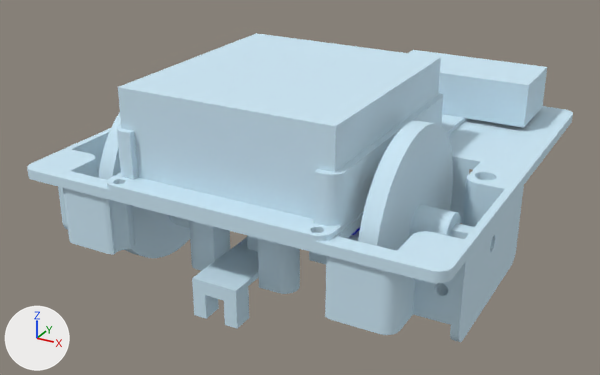
A saved change to the glTF model gears/robots/minibot.glb.
One viewpoint serves both versions: a 50 mm camera at (11.26, -21.96, 9.1) aimed at (-0.47, -0.64, -1.56). Every picture has the same lights, and +X, +Y and +Z are marked at lower left. The older version comes first. Where no turn or scale is listed for an object, it has been applied to the vertices.

In view in the first picture: 'battery box', 'battery mount', 'chasis', 'servo cover', 'speed sensor', 'stick s3', 'wheel', 'wheel.001'.
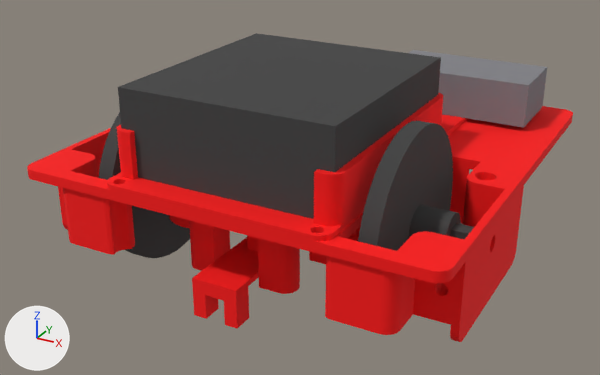
Pixel boxes (x1, y1, x2, y2) of what changed, in the pictures (600 x 375 px):
'battery box', recoloured (blue to dark grey)
    both: (118, 33, 441, 219)
'chasis', recoloured (blue to red)
    both: (27, 106, 573, 342)
'battery mount', recoloured (blue to red)
    both: (107, 93, 468, 242)
'wheel', recoloured (blue to dark grey)
    both: (358, 121, 474, 251)
'stick s3', recoloured (darker)
    both: (409, 50, 547, 127)
'speed sensor', recoloured (blue to red)
    both: (192, 237, 259, 329)
'wheel.001', recoloured (blue to dark grey)
    both: (99, 112, 190, 258)
'servo cover', recoloured
    both: (169, 215, 360, 264)

Patch to the scene script:
```diff
--- a/gears/robots/minibot.glb.py
+++ b/gears/robots/minibot.glb.py
@@ mat_default @@
+mat_default = principled_material('default')
+mat_default.base_color = (1.0, 0.0, 0.0)  # red #ff0000
+mat_default.roughness = 0.9
@@ mat_battery_box @@
+mat_battery_box = principled_material('battery box')
+mat_battery_box.base_color = (0.05, 0.05, 0.05)  # dark grey #3f3f3f
+mat_battery_box.roughness = 0.9
@@ mat_stick_s3 @@
+mat_stick_s3 = principled_material('stick s3')
+mat_stick_s3.base_color = (0.22, 0.22, 0.24)  # grey #818186
+mat_stick_s3.roughness = 0.9
@@ mat_wheel @@
+mat_wheel = principled_material('wheel')
+mat_wheel.base_color = (0.05, 0.05, 0.05)  # dark grey #3f3f3f
+mat_wheel.roughness = 0.9
@@ me_mesh0_mesh @@
 me_mesh0_mesh.from_pydata(...)  # 5056 vertices, 10204 faces; spans x -9.0..3.8, y -12.9..0.0, z -2.4..0.3
-me_mesh0_mesh.materials.append(mat_0_615686_0_811765_0_929412_0_000000_0_000000)  # blue #cee9f7
+me_mesh0_mesh.materials.append(mat_default)  # red #ff0000
@@ me_mesh196_mesh @@
 me_mesh196_mesh.from_pydata(...)  # 136 vertices, 272 faces; spans x 0.0..0.0315, y -0.01..0.0016, z 0.0..0.014
-me_mesh196_mesh.materials.append(mat_0_615686_0_811765_0_929412_0_000000_0_000000)  # blue #cee9f7
+me_mesh196_mesh.materials.append(mat_default)  # red #ff0000
@@ me_mesh537_mesh @@
 me_mesh537_mesh.from_pydata(...)  # 538 vertices, 1076 faces; spans x -0.028..0.028, y 0.0..0.0233, z -0.028..0.028
-me_mesh537_mesh.materials.append(mat_0_615686_0_811765_0_929412_0_000000_0_000000)  # blue #cee9f7
+me_mesh537_mesh.materials.append(mat_wheel)  # dark grey #3f3f3f
@@ me_mesh627_mesh @@
 me_mesh627_mesh.from_pydata(...)  # 8 vertices, 12 faces; spans x -4.8..0.0, y 0.0..2.4, z -1.4..0.0
-me_mesh627_mesh.materials.append(mat_0_615686_0_811765_0_929412_0_000000_0_000000)  # blue #cee9f7
+me_mesh627_mesh.materials.append(mat_stick_s3)  # grey #818186
@@ me_mesh633_mesh @@
 me_mesh633_mesh.from_pydata(...)  # 1430 vertices, 2896 faces; spans x -6.85..0.0, y -8.6..4.3, z 0.0..1.5
-me_mesh633_mesh.materials.append(mat_0_615686_0_811765_0_929412_0_000000_0_000000)  # blue #cee9f7
+me_mesh633_mesh.materials.append(mat_default)  # red #ff0000
@@ me_mesh685_mesh @@
 me_mesh685_mesh.from_pydata(...)  # 8 vertices, 12 faces; spans x 0.0..6.44, y -7.0..0.0, z -2.5..0.0
-me_mesh685_mesh.materials.append(mat_0_615686_0_811765_0_929412_0_000000_0_000000)  # blue #cee9f7
+me_mesh685_mesh.materials.append(mat_battery_box)  # dark grey #3f3f3f
@@ me_mesh711_mesh @@
 me_mesh711_mesh.from_pydata(...)  # 917 vertices, 1854 faces; spans x -6.04..0.84, y -3.86..0.0, z -0.4..0.5
-me_mesh711_mesh.materials.append(mat_0_615686_0_811765_0_929412_0_000000_0_000000)  # blue #cee9f7
+me_mesh711_mesh.materials.append(mat_default)  # red #ff0000
```
